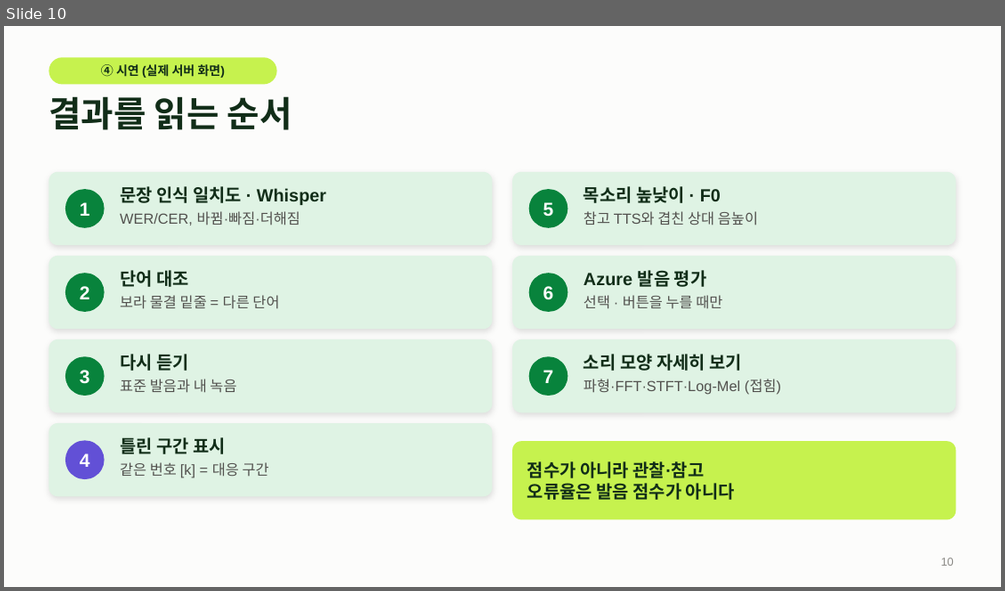
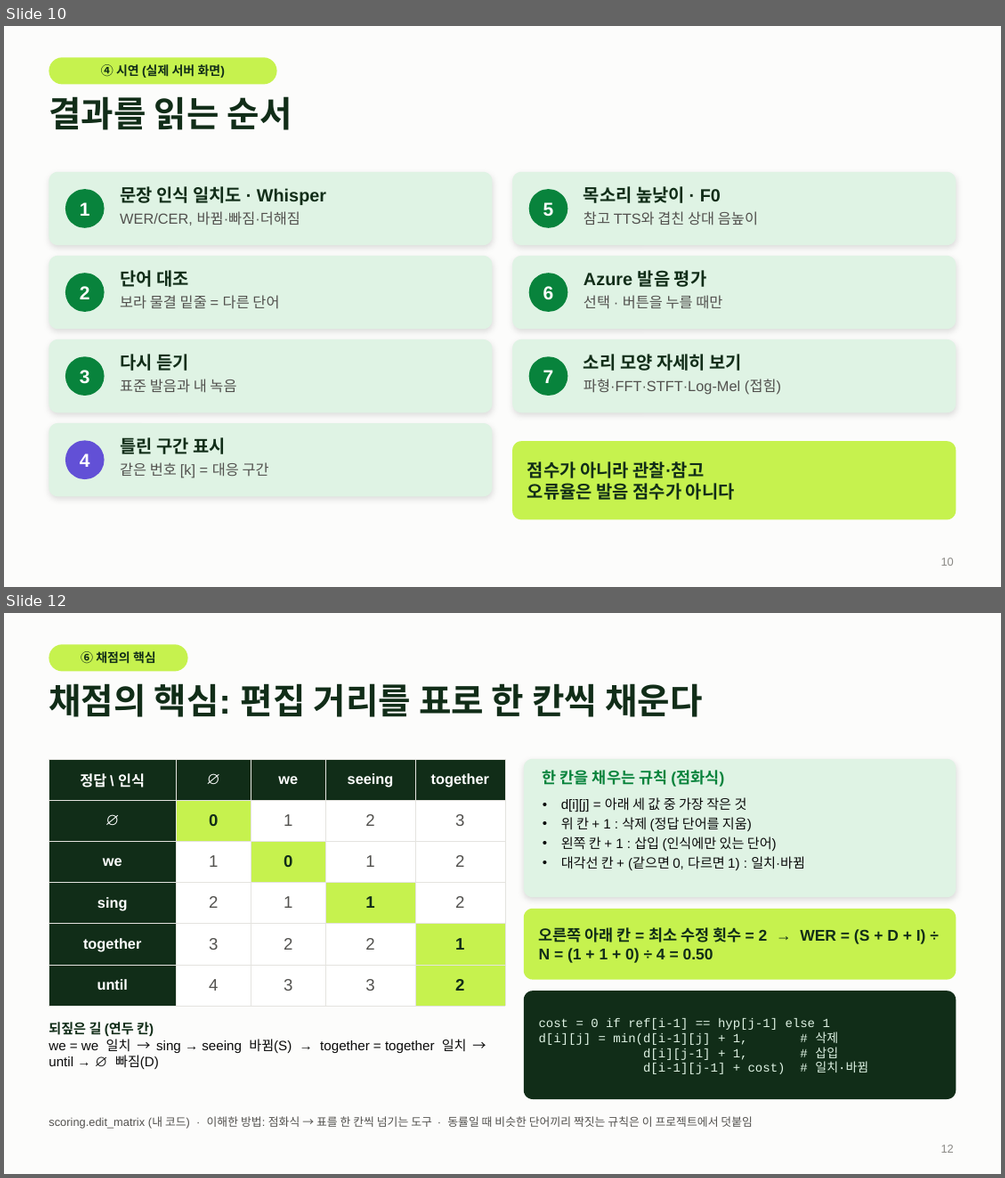
Before and after one commit to greenkey20/song-lingo, a slide deck: docs/slides/발표_20261112_초안.pptx. Shown one above the other, each under a label of ours: slide 10 before the commit, slides 10 and 12 after it; the slides between them are not shown. The pictures are 1005x591 and 1005x1178 pixels, drawn with LibreOffice and Linux fonts; fonts in the diff are those of the drawing; background and template pictures are left out. Boxes give left, top, right and bottom in pixels: in the first picture for what was removed or moved away, otherwise in the second. Text is boxed around its words. In the diff, an @@ line names an element or a change of style, - is before the commit and + after.

```diff
--- a/docs/slides/발표_20261112_초안.pptx
+++ b/docs/slides/발표_20261112_초안.pptx
@@ slide 12 added at [4,613,1001,1174], background #FCFCFB @@
@@ rounded rectangle added at [48,644,188,672], fill #C6F24E @@
@@ text added at [81,651,156,664], 12 pt, text #112D18, bold @@
+⑥ 채점의 핵심
@@ title added at [48,683,702,717], 34 pt, text #112D18, bold @@
+채점의 핵심: 편집 거리를 표로 한 칸씩 채운다
@@ table added at [48,759,505,994], 6 rows, 5 columns @@
+정답 \ 인식 | ∅ | we | seeing | together
+∅ | 0 | 1 | 2 | 3
+we | 1 | 0 | 1 | 2
+sing | 2 | 1 | 1 | 2
+together | 3 | 2 | 2 | 1
+until | 4 | 3 | 3 | 2
@@ rounded rectangle added at [524,759,956,897], fill #DFF3E4 @@
@@ text added at [542,770,724,787], 15 pt, text #08833C, bold @@
+한 칸을 채우는 규칙 (점화식)
@@ text added at [561,797,805,870], 13 pt, text #0B0B0B @@
+• d[i][j] = 아래 세 값 중 가장 작은 것
+• 위 칸 + 1 : 삭제 (정답 단어를 지움)
+• 왼쪽 칸 + 1 : 삽입 (인식에만 있는 단어)
+• 대각선 칸 + (같으면 0, 다르면 1) : 일치·바뀜
@@ rounded rectangle added at [524,908,956,980], fill #C6F24E @@
@@ text added at [539,927,926,963], 15 pt, text #112D18, bold @@
+오른쪽 아래 칸 = 최소 수정 횟수 = 2 → WER = (S + D + I) ÷ N = (1 + 1 + 0) ÷ 4 = 0.50
@@ rounded rectangle added at [524,990,956,1099], fill #112D18 @@
@@ text added at [48,1022,467,1069], 13 pt, text #0B0B0B @@
+되짚은 길 (연두 칸)
+we = we 일치 → sing → seeing 바뀜(S) → together = together 일치 → until → ∅ 빠짐(D)
@@ text added at [539,1018,868,1074], 12 pt, text #DFF3E4 @@
+cost = 0 if ref[i-1] == hyp[j-1] else 1
+d[i][j] = min(d[i-1][j] + 1, # 삭제
+d[i][j-1] + 1, # 삽입
+d[i-1][j-1] + cost) # 일치·바뀜
@@ text added at [48,1116,752,1128], 11 pt, text #52514E @@
+scoring.edit_matrix (내 코드) · 이해한 방법: 점화식 → 표를 한 칸씩 넘기는 도구 · 동률일 때 비슷한 단어끼리 짝짓는 규칙은 이 프로젝트에서 덧붙임
@@ page number added at [941,1144,954,1152], 11 pt, text #8A8985 @@
+12
```
Also in this commit, not shown: 11 slides changed, 6 other slides added, 1 slide removed, 6 other files.
